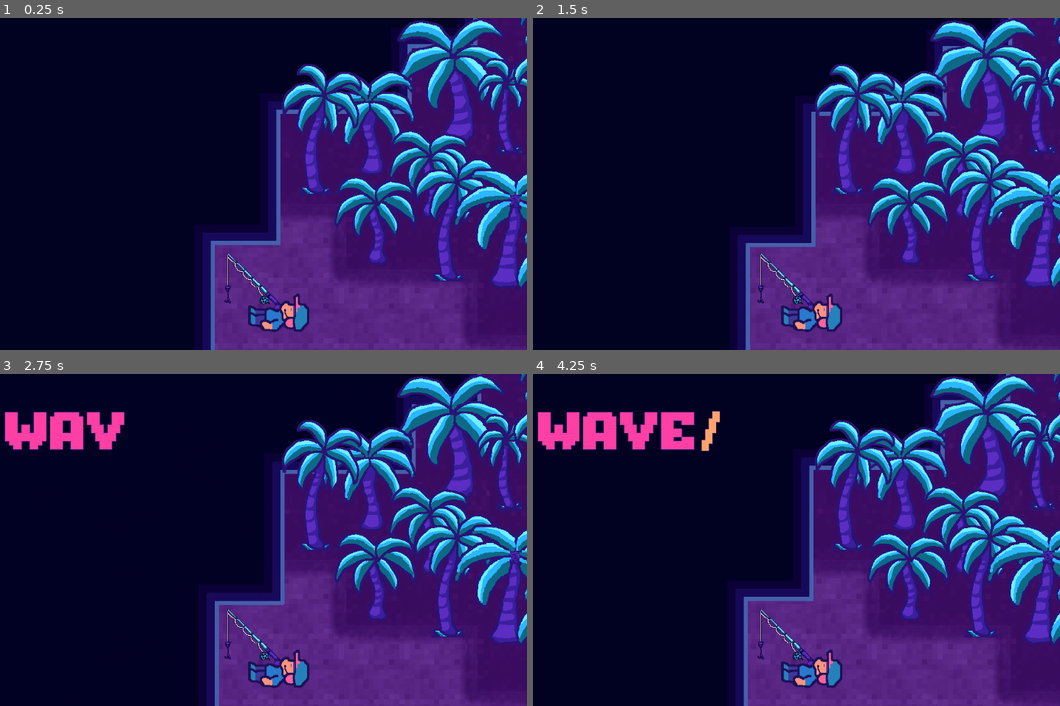
Above: before the commit, frames 1-4 (two rows, left to right).
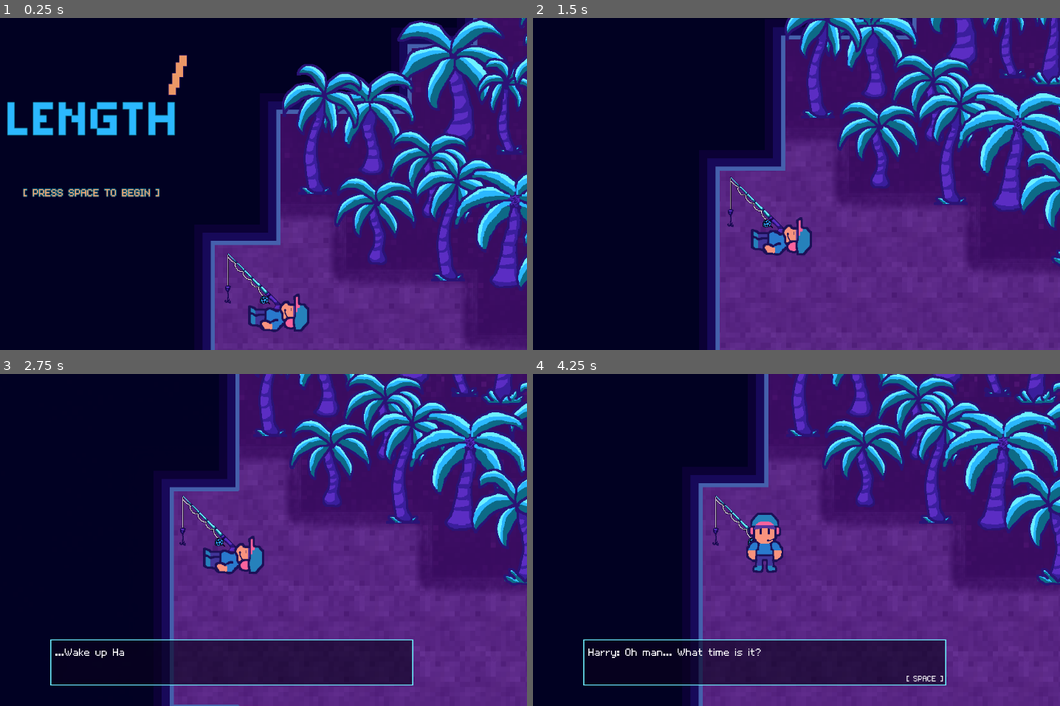
Above: after the commit, the same moments.

Repository: dougwhite/wave-length
Game: Godot game, scene res://scenes/game.tscn
Same seed, same stepped clock (60 frames per second), same inputs: the game is played once before the commit and once after it.
Inputs:
- Up to frame 1 (0.25 s): no input
- Up to frame 2 (1.5 s): tap Space at 0.5 s; hold Right (move_right) 0.53-1.28 s; tap Enter (ui_accept) at 0.77 s; hold S (move_down) from 1.28 s (still down)
- Up to frame 3 (2.75 s): tap Enter (ui_accept) at 1.52 s; release S (move_down) at 2.03 s; hold Right (move_right) from 2.03 s (still down)
- Up to frame 4 (4.25 s): release Right (move_right) at 2.78 s; hold Up (move_up) 2.78-3.53 s; tap Enter (ui_accept) at 3.02, 3.77 s; hold Left (move_left) from 3.53 s (still down)

The runs differ from the first frame. In frame 1, 2.5% of the frame differs, in the area x 1-36%, y 11-54%; in frame 2, 39%; in frame 3, 50%; in frame 4, 52%, in the area x 0-100%, y 0-100%.

Commit message:
Added starfish doodad to practice pixel art confidence

Diff:
--- /dev/null
+++ b/scenes/Doodads/starfish.tscn
@@ -0,0 +1,12 @@
+[gd_scene load_steps=3 format=3 uid="uid://du8cjcs10ux5q"]
+
+[ext_resource type="Texture2D" uid="uid://dnglkbvv5viv2" path="res://art/doodads.png" id="1_2y3gl"]
+
+[sub_resource type="AtlasTexture" id="AtlasTexture_6vfur"]
+atlas = ExtResource("1_2y3gl")
+region = Rect2(128, 0, 32, 32)
+
+[node name="Starfish" type="Node2D"]
+
+[node name="Sprite2D" type="Sprite2D" parent="."]
+texture = SubResource("AtlasTexture_6vfur")
--- a/scenes/game.tscn
+++ b/scenes/game.tscn
@@ -18,6 +18,7 @@
 [ext_resource type="PackedScene" uid="uid://5s53qigdv6r7" path="res://scenes/title.tscn" id="15_ir15t"]
 [ext_resource type="PackedScene" uid="uid://djpxudwymmlx4" path="res://scenes/Doodads/fishing_pole.tscn" id="17_rysoc"]
 [ext_resource type="PackedScene" uid="uid://xow1frt4gcs7" path="res://scenes/ui/dialog_box.tscn" id="18_ssvqc"]
+[ext_resource type="PackedScene" uid="uid://du8cjcs10ux5q" path="res://scenes/Doodads/starfish.tscn" id="19_264po"]
 
 [sub_resource type="TileSetAtlasSource" id="TileSetAtlasSource_lnu2h"]
 texture = ExtResource("1_yqjtg")
@@ -2095,6 +2096,27 @@
 y_sort_enabled = true
 position = Vector2(185, 238)
 
+[node name="Starfish" parent="Objects/Doodads" instance=ExtResource("19_264po")]
+position = Vector2(403, -1936)
+
+[node name="Starfish4" parent="Objects/Doodads" instance=ExtResource("19_264po")]
+position = Vector2(112, -1662)
+
+[node name="Starfish5" parent="Objects/Doodads" instance=ExtResource("19_264po")]
+position = Vector2(4523, -686)
+
+[node name="Starfish6" parent="Objects/Doodads" instance=ExtResource("19_264po")]
+position = Vector2(3581, 735)
+
+[node name="Starfish7" parent="Objects/Doodads" instance=ExtResource("19_264po")]
+position = Vector2(3102, 969)
+
+[node name="Starfish2" parent="Objects/Doodads" instance=ExtResource("19_264po")]
+position = Vector2(454, 617)
+
+[node name="Starfish3" parent="Objects/Doodads" instance=ExtResource("19_264po")]
+position = Vector2(899, 465)
+
 [node name="Audio" type="Node" parent="."]
 
 [node name="Background Music" type="AudioStreamPlayer" parent="Audio"]
@@ -2112,7 +2134,6 @@
 offset_top = -291.0
 offset_right = -268.0
 offset_bottom = -251.0
-force_cinematic = true
 
 [node name="CanvasLayer" type="CanvasLayer" parent="."]
 
Binary file changed: art/doodads.png
Not shown: 1 places in scenes/game.tscn that only renumber resources
Not shown, added: art/doodad-starfish.kra
Not shown, changed: art/doodads.kra
